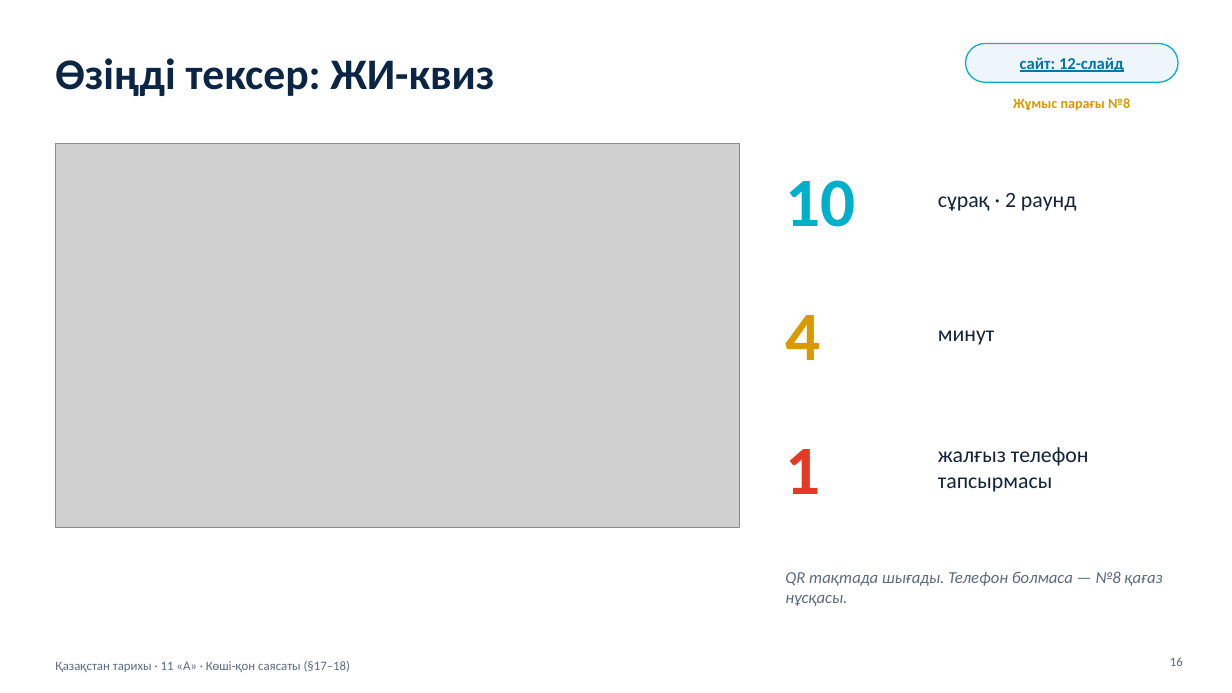
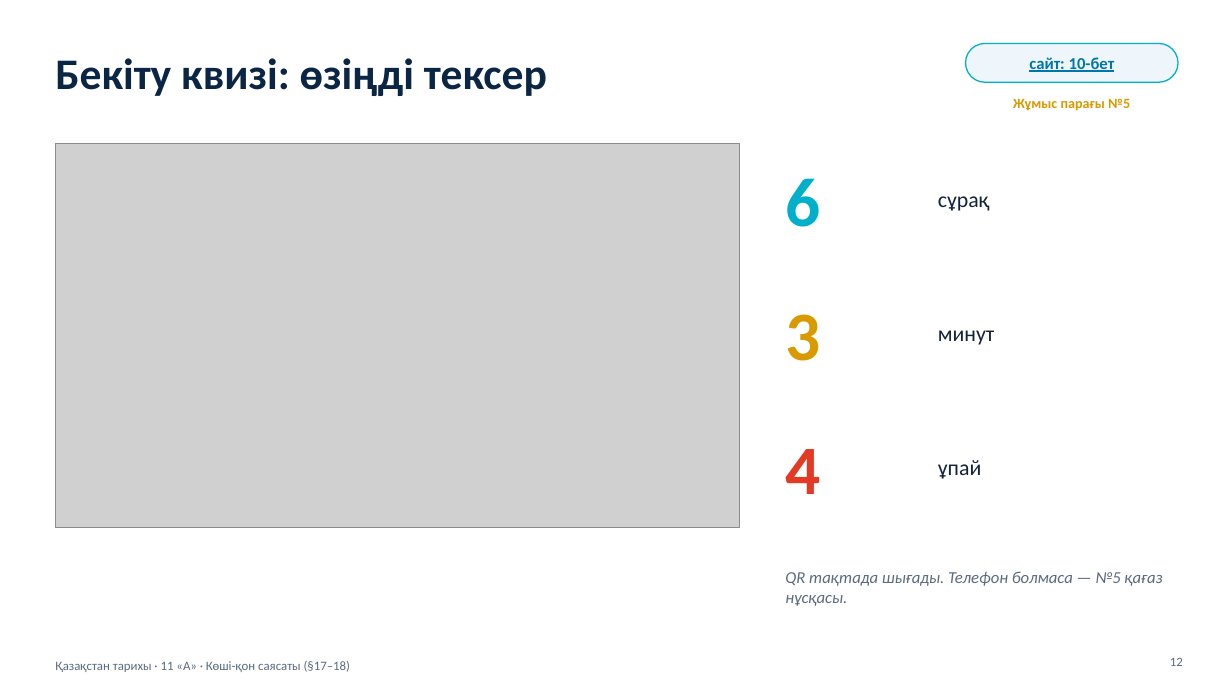
Before and after one commit to makpalkubantova-arch/koshkonkznatfrikh, a slide deck: slide 12 of materialdar/2-Prezentaciya-Koshi-qon-sayasaty.pptx (slide 16 before the commit). Drawn at 1232x693 pixels with LibreOffice and Linux fonts; fonts in the diff are those of the drawing; grey boxes stand for pictures. Boxes give left, top, right and bottom in pixels: in the first picture for what was removed or moved away, otherwise in the second. Text is boxed around its words. In the diff, an @@ line names an element or a change of style, - is before the commit and + after.

```diff
--- a/materialdar/2-Prezentaciya-Koshi-qon-sayasaty.pptx
+++ b/materialdar/2-Prezentaciya-Koshi-qon-sayasaty.pptx
@@ title at bbox=[55, 58, 547, 96]: text changed @@
-Өзіңді тексер: ЖИ-квиз
+Бекіту квизі: өзіңді тексер
@@ text in rounded rectangle at bbox=[1029, 57, 1115, 72]: text changed @@
-сайт: 12-слайд
+сайт: 10-бет
@@ text at bbox=[1013, 98, 1130, 111]: text changed @@
-Жұмыс парағы №8
+Жұмыс парағы №5
@@ text at bbox=[785, 178, 820, 227]: text changed @@
-10
+6
@@ text at bbox=[938, 196, 990, 211]: text changed @@
-сұрақ · 2 раунд
+сұрақ
@@ text at bbox=[785, 314, 820, 361]: text changed @@
-4
+3
@@ text at bbox=[785, 449, 820, 494]: text changed @@
-1
+4
@@ text at bbox=[938, 460, 981, 479]: text changed @@
-жалғыз телефон тапсырмасы
+ұпай
@@ text at bbox=[785, 571, 1163, 606]: text changed @@
-QR тақтада шығады. Телефон болмаса — №8 қағаз нұсқасы.
+QR тақтада шығады. Телефон болмаса — №5 қағаз нұсқасы.
@@ page number at bbox=[1170, 657, 1183, 666]: text changed @@
-16
+12
```
Also in this commit, not shown: 9 other slides changed, 3 slides added, 6 slides removed, 23 other files.
